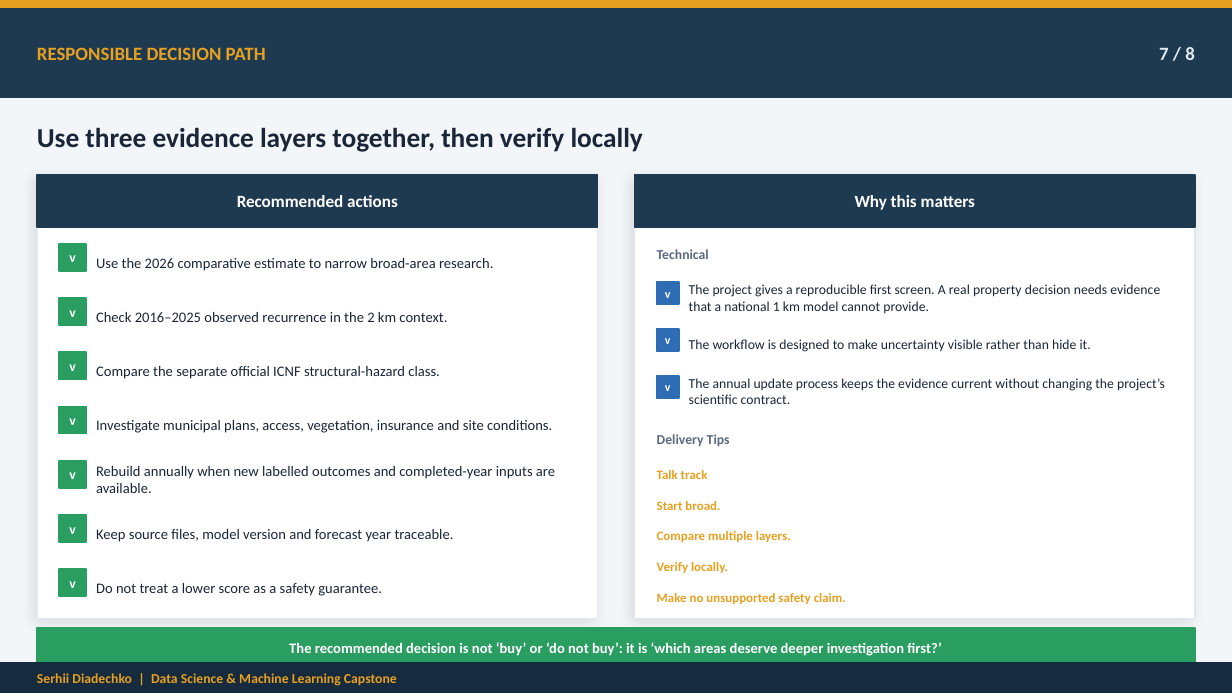
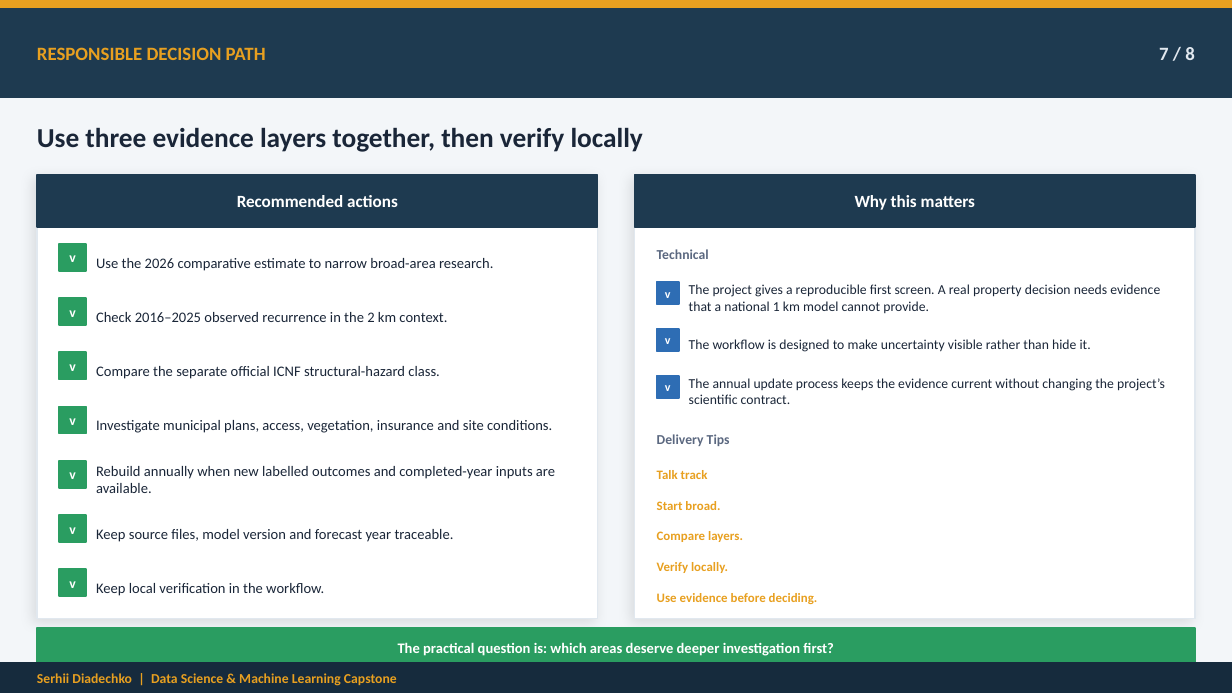
Before and after one commit to serhii-diadechko-git/wildfire_property_screening_portugal, a slide deck: slide 7 of reports/presentation/wildfire_exposure_screening_capstone_final.pptx. Drawn at 1232x693 pixels with LibreOffice and Linux fonts; fonts in the diff are those of the drawing. Boxes give left, top, right and bottom in pixels: in the first picture for what was removed or moved away, otherwise in the second. Text is boxed around its words. In the diff, an @@ line names an element or a change of style, - is before the commit and + after.

```diff
--- a/reports/presentation/wildfire_exposure_screening_capstone_final.pptx
+++ b/reports/presentation/wildfire_exposure_screening_capstone_final.pptx
@@ text at bbox=[657, 531, 743, 542]: text changed @@
-Compare multiple layers.
+Compare layers.
@@ text at bbox=[96, 583, 324, 596]: text changed @@
-Do not treat a lower score as a safety guarantee.
+Keep local verification in the workflow.
@@ text at bbox=[657, 593, 818, 604]: text changed @@
-Make no unsupported safety claim.
+Use evidence before deciding.
@@ text at bbox=[398, 642, 834, 656]: text changed @@
-The recommended decision is not ‘buy’ or ‘do not buy’: it is ‘which areas deserve deeper investigation first?’
+The practical question is: which areas deserve deeper investigation first?
```
Also in this commit, not shown: 5 other slides changed, 2 slides added, 4 slides removed, 2 other files.
